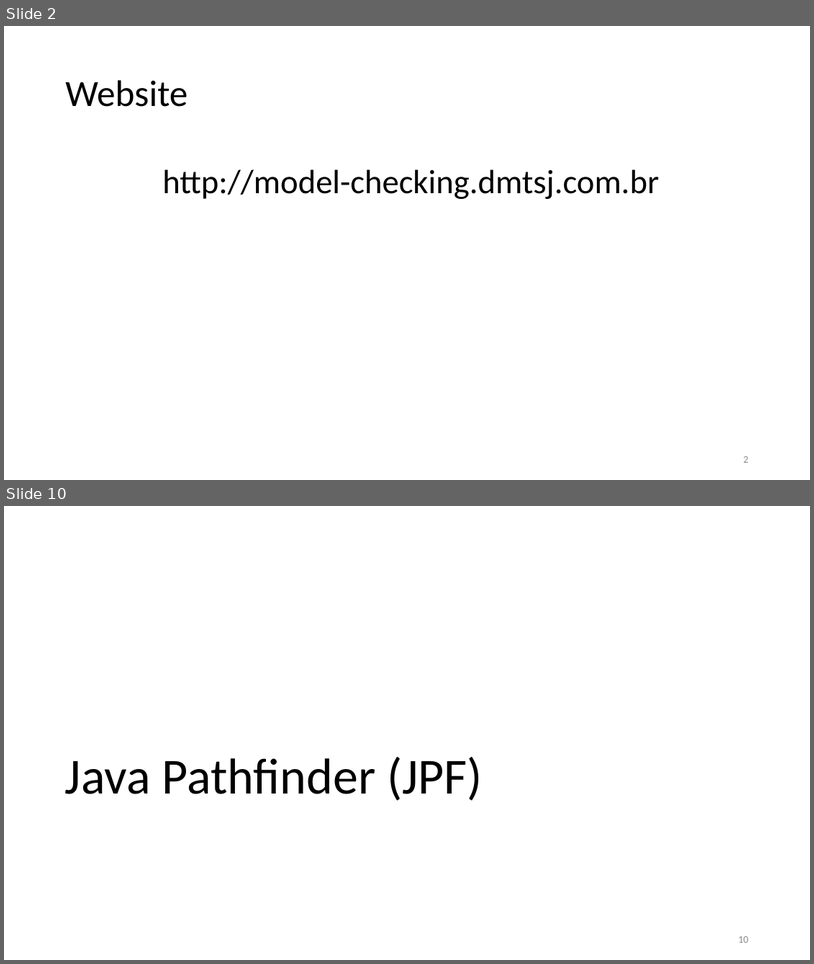
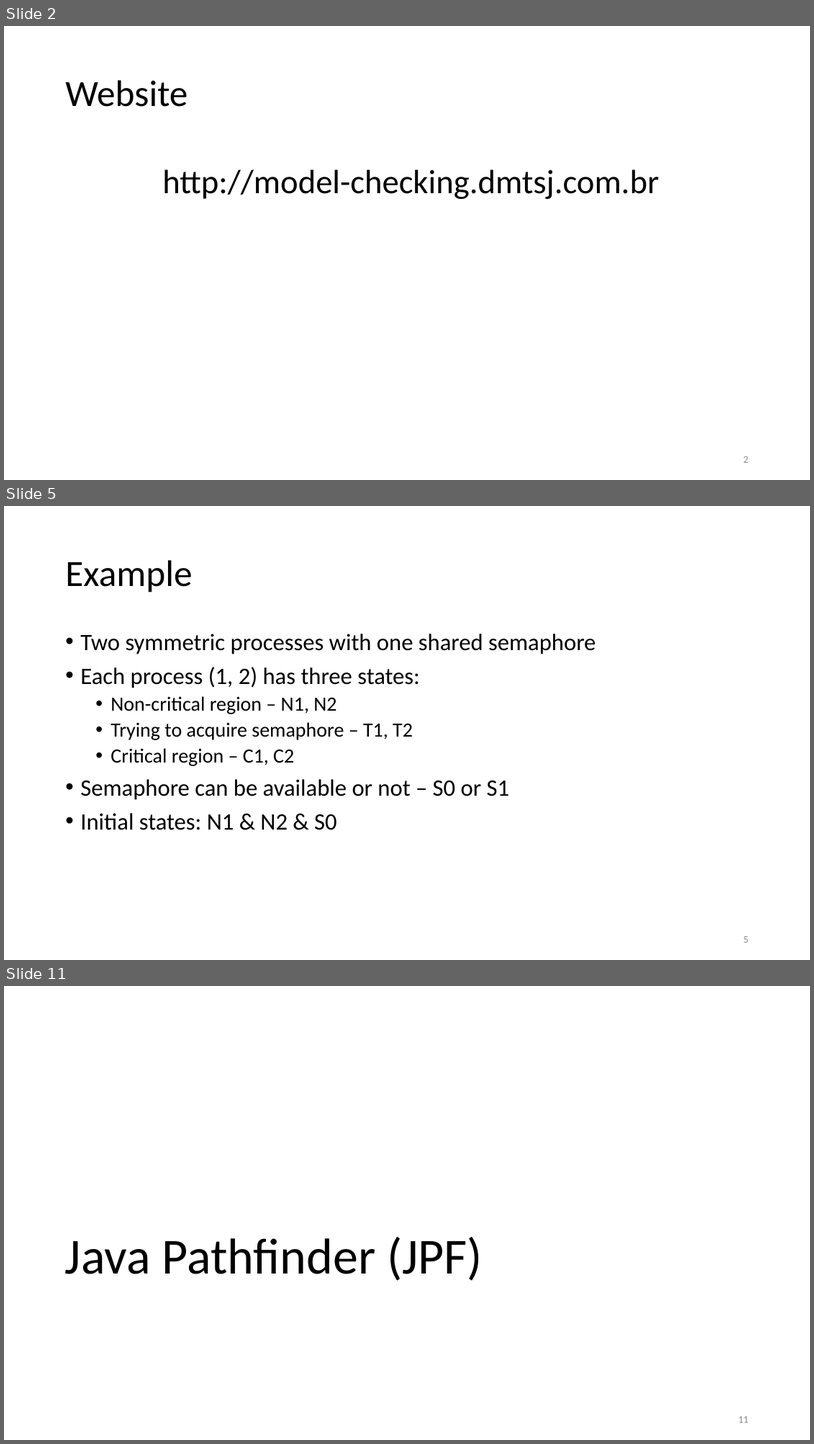
Before and after one commit to damorim/model-checking-tutorial, a slide deck: Program-Model-Checking.pptx. Shown one above the other, each under a label of ours: slides 2 and 10 before the commit, slides 2, 5 and 11 after it; the slides between them are not shown. The pictures are 814x964 and 814x1444 pixels, drawn with LibreOffice and Linux fonts; fonts in the diff are those of the drawing. Boxes give left, top, right and bottom in pixels: in the first picture for what was removed or moved away, otherwise in the second. Text is boxed around its words. In the diff, an @@ line names an element or a change of style, - is before the commit and + after.

```diff
--- a/Program-Model-Checking.pptx
+++ b/Program-Model-Checking.pptx
@@ slide 5 added at [4,506,810,960], background #FFFFFF @@
@@ title added at [65,560,192,592], 44 pt, text #000000 @@
+Example
@@ text added at [80,633,596,830], 28 pt, text #000000 @@
+• Two symmetric processes with one shared semaphore
+• Each process (1, 2) has three states:
+  • Non-critical region – N1, N2
+  • Trying to acquire semaphore – T1, T2
+  • Critical region – C1, C2
+• Semaphore can be available or not – S0 or S1
+• Initial states: N1 & N2 & S0
@@ page number added at [743,936,748,942], 12 pt, text #8C8C8C @@
+5
@@ what was slide 10 is now slide 11 @@
@@ page number at [738,1416,748,1422]: text changed @@
-10
+11
```
Also in this commit, not shown: 10 slides changed, 2 other slides added, 1 slide removed.
